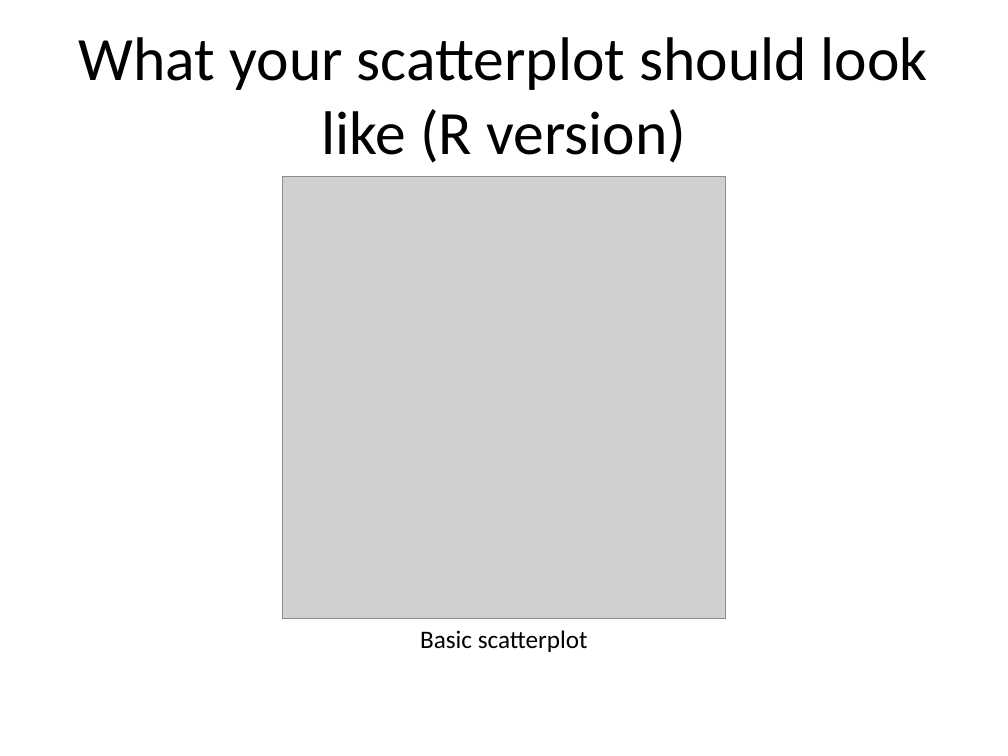
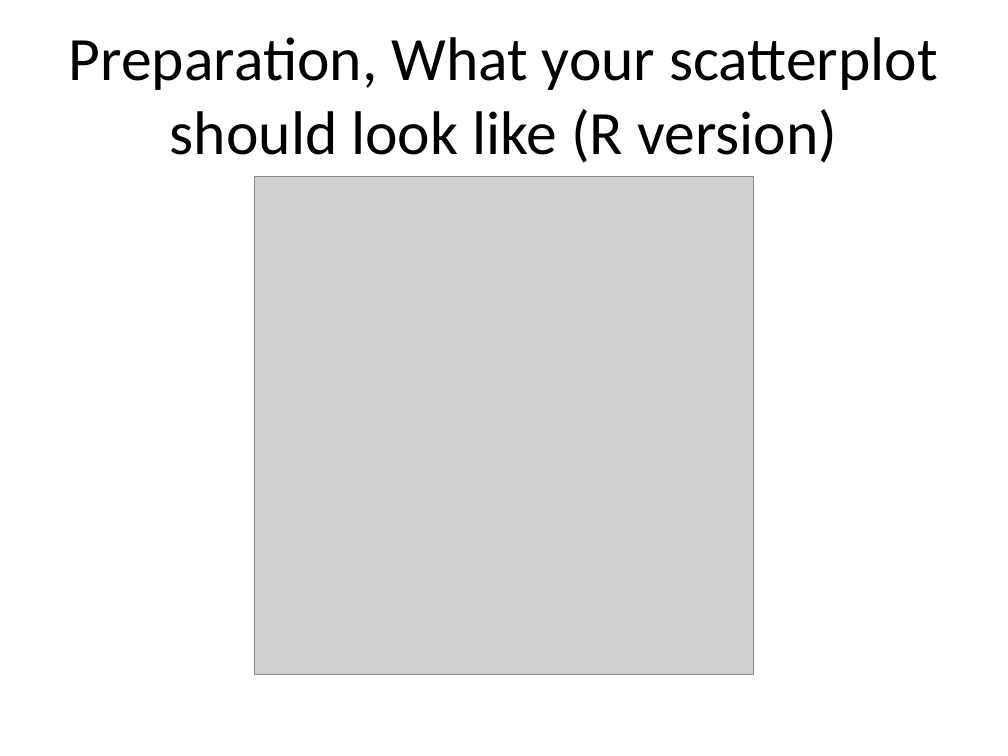
Before and after one commit to pmean/data-visualization, a slide deck: slide 8 of data-viz-01/component/preparation.pptx. Drawn at 1008x756 pixels with LibreOffice and Linux fonts; fonts in the diff are those of the drawing; grey boxes stand for pictures. Boxes give left, top, right and bottom in pixels: in the first picture for what was removed or moved away, otherwise in the second. Text is boxed around its words. In the diff, an @@ line names an element or a change of style, - is before the commit and + after.

```diff
--- a/data-viz-01/component/preparation.pptx
+++ b/data-viz-01/component/preparation.pptx
@@ title at [69,37,938,163]: text changed @@
-What your scatterplot should look like (R version)
+Preparation, What your scatterplot should look like (R version)
@@ picture: place and size @@
-picture at [283,176,726,619]
+picture at [255,176,753,674]
@@ text removed at [420,630,588,652] @@
-Basic scatterplot
```
Also in this commit, not shown: 14 other slides changed, 14 other files.
